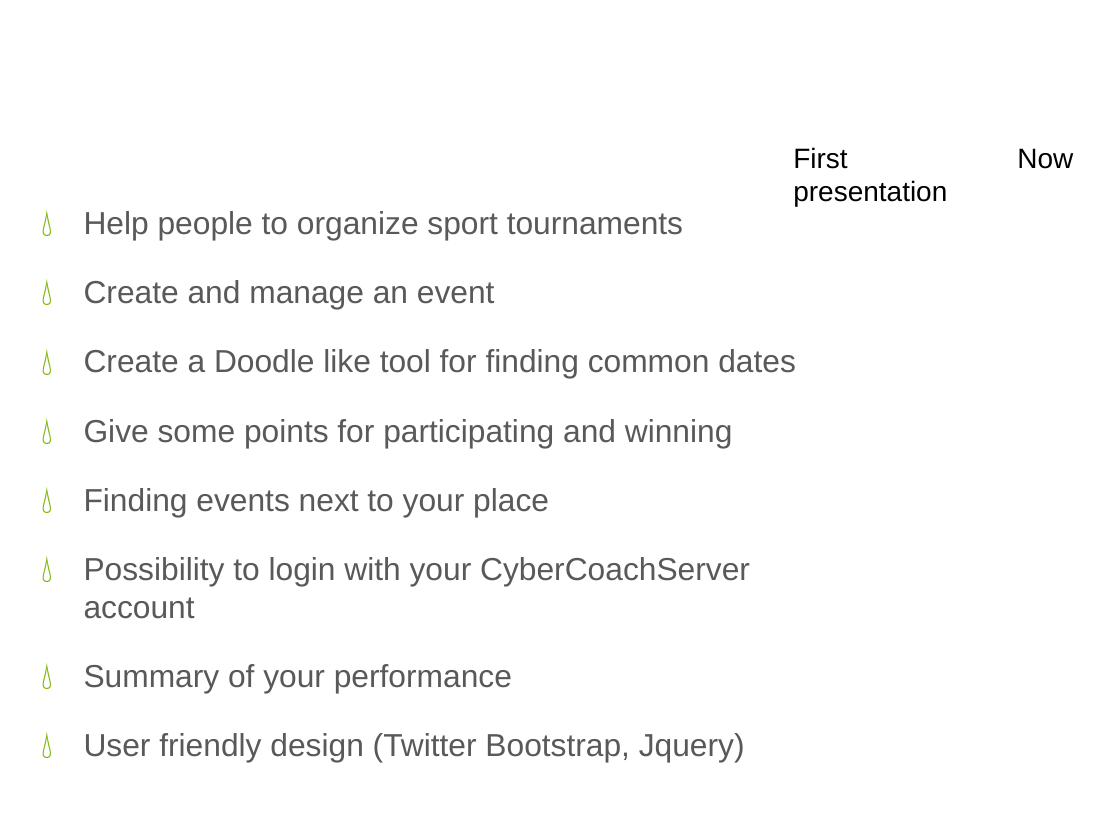
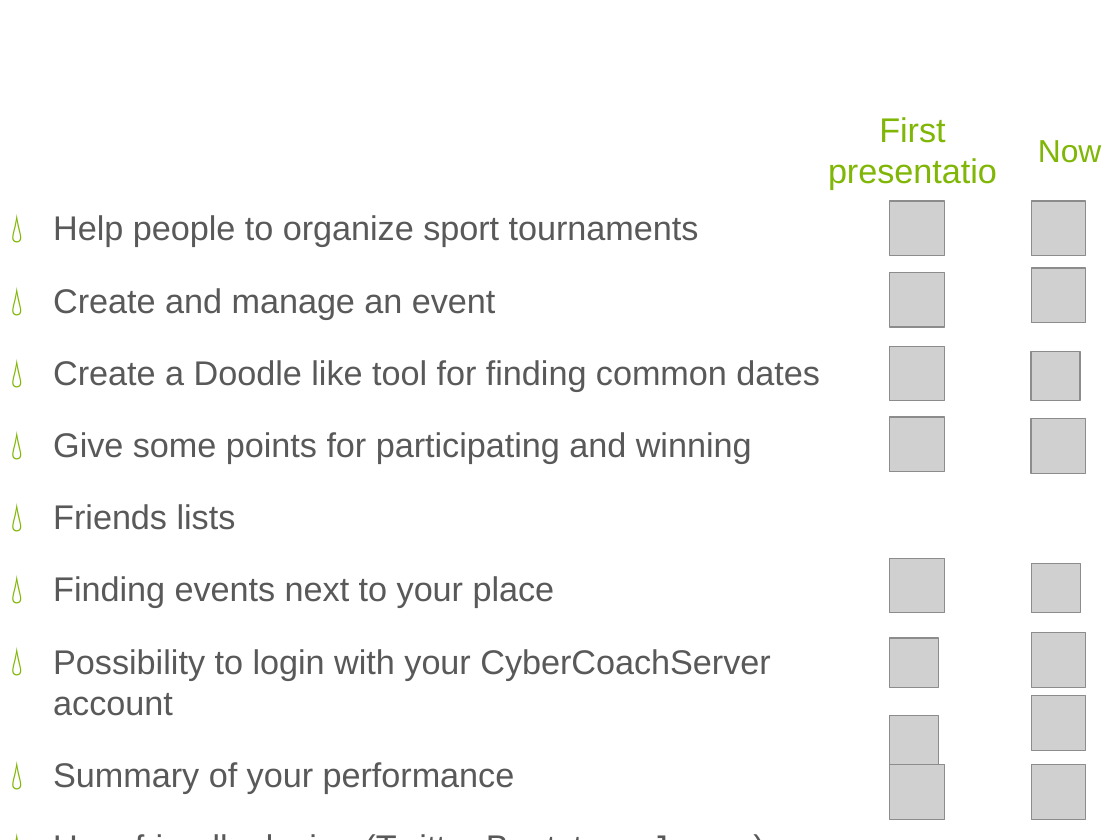
Before and after one commit to tbcdns/CyberCoach, a slide deck: slide 3 of doc/Presentation.pptx. Drawn at 1120x840 pixels with LibreOffice and Linux fonts; fonts in the diff are those of the drawing; grey boxes stand for pictures; background and template pictures are left out. Boxes give left, top, right and bottom in pixels: in the first picture for what was removed or moved away, otherwise in the second. Text is boxed around its words. In the diff, an @@ line names an element or a change of style, - is before the commit and + after.

```diff
--- a/doc/Presentation.pptx
+++ b/doc/Presentation.pptx
@@ title "CyberCoach Goals" rewrapped from box(59, 0, 1067, 118) to box(72, 0, 1080, 123) @@
@@ text at box(879, 117, 945, 143): text changed; size 18 to 22 pt; text colour #000000 to #80B606 @@
-First Now
-presentation
+First
+presentation
@@ text added at box(1038, 140, 1101, 163), 20.4 pt, text #80B606 @@
+Now
@@ text "Help people to organize sport ...": place and size @@
-text "Help people to organize sport ..." at box(84, 211, 796, 757)
+text "Help people to organize sport ..." at box(53, 215, 820, 793)
@@ picture added at box(889, 202, 944, 256) @@
@@ picture added at box(1032, 202, 1086, 256) @@
@@ text at box(53, 215, 820, 793): size 20.4 to 22 pt @@
@@ picture added at box(1032, 268, 1086, 323) @@
@@ picture added at box(889, 272, 944, 327) @@
@@ picture added at box(889, 346, 944, 401) @@
@@ picture added at box(1032, 351, 1081, 400) @@
@@ picture added at box(889, 417, 944, 472) @@
@@ picture added at box(1032, 419, 1086, 474) @@
@@ text at box(53, 504, 236, 530): paragraph added @@
+💧 Friends lists
@@ picture added at box(889, 558, 944, 613) @@
@@ picture added at box(1032, 563, 1081, 613) @@
@@ picture added at box(889, 638, 939, 688) @@
@@ picture added at box(1032, 633, 1086, 688) @@
@@ picture added at box(889, 716, 939, 765) @@
@@ picture added at box(1032, 696, 1086, 750) @@
@@ picture added at box(889, 765, 944, 820) @@
@@ picture added at box(1032, 765, 1086, 820) @@
```
Also in this commit, not shown: 1 other slide changed, 3 other files.
